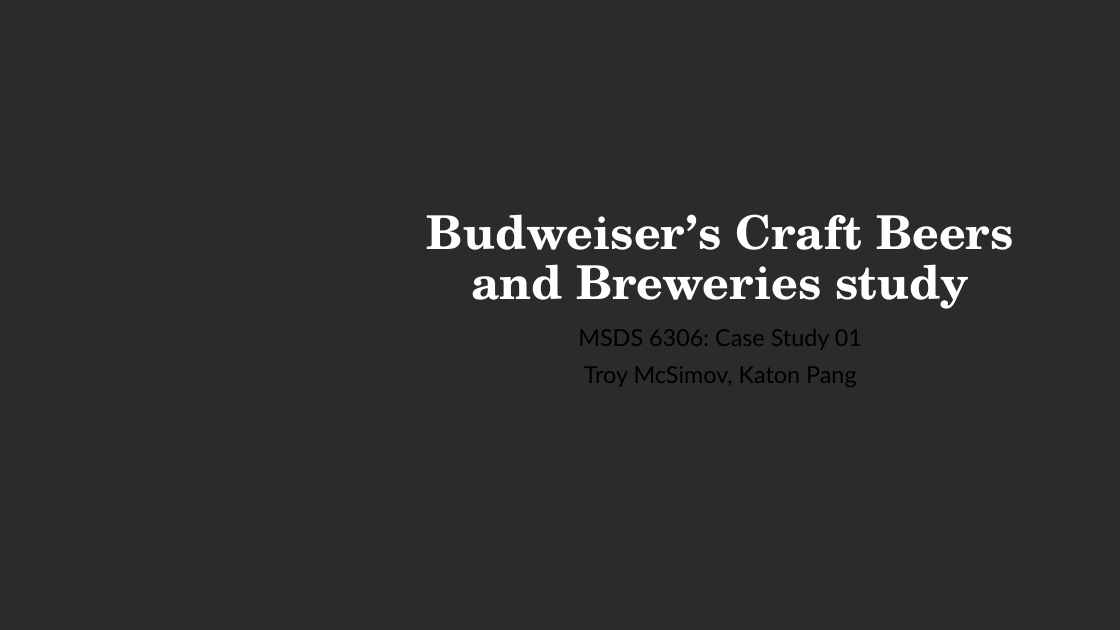
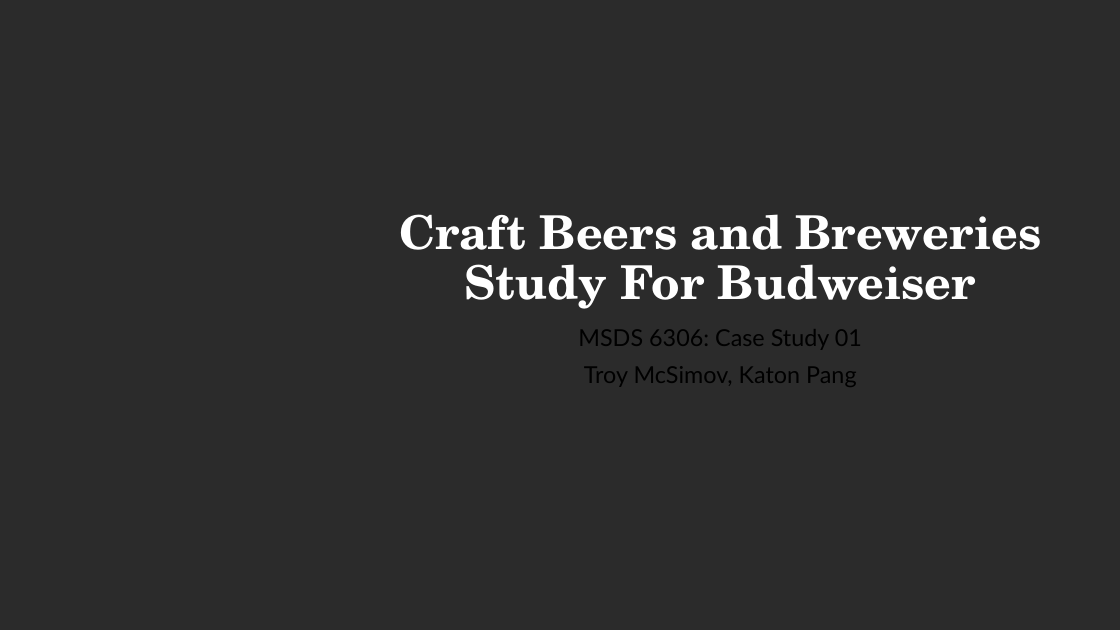
Before and after one commit to troymcsimov/6306, a slide deck: slide 1 of Case Study 1/EDA slides-1.pptx. Drawn at 1120x630 pixels with LibreOffice and Linux fonts; fonts in the diff are those of the drawing; background and template pictures are left out; a plain dark background stands for a picture behind light text. Boxes give left, top, right and bottom in pixels: in the first picture for what was removed or moved away, otherwise in the second. Text is boxed around its words. In the diff, an @@ line names an element or a change of style, - is before the commit and + after.

```diff
--- a/Case Study 1/EDA slides-1.pptx
+++ b/Case Study 1/EDA slides-1.pptx
@@ title at <box>399,214,1042,309</box>: text changed @@
-Budweiser’s Craft Beers and Breweries study
+Craft Beers and Breweries Study For Budweiser
```
Also in this commit, not shown: 6 other slides changed, 3 slides added, 1 slide removed.
